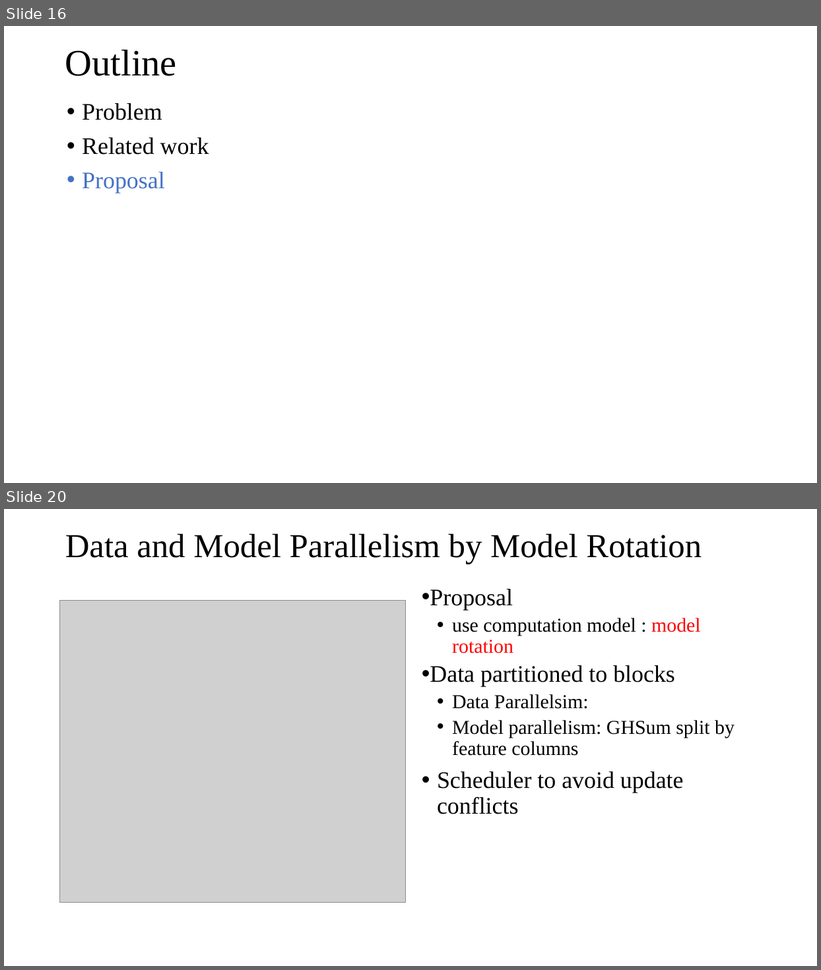
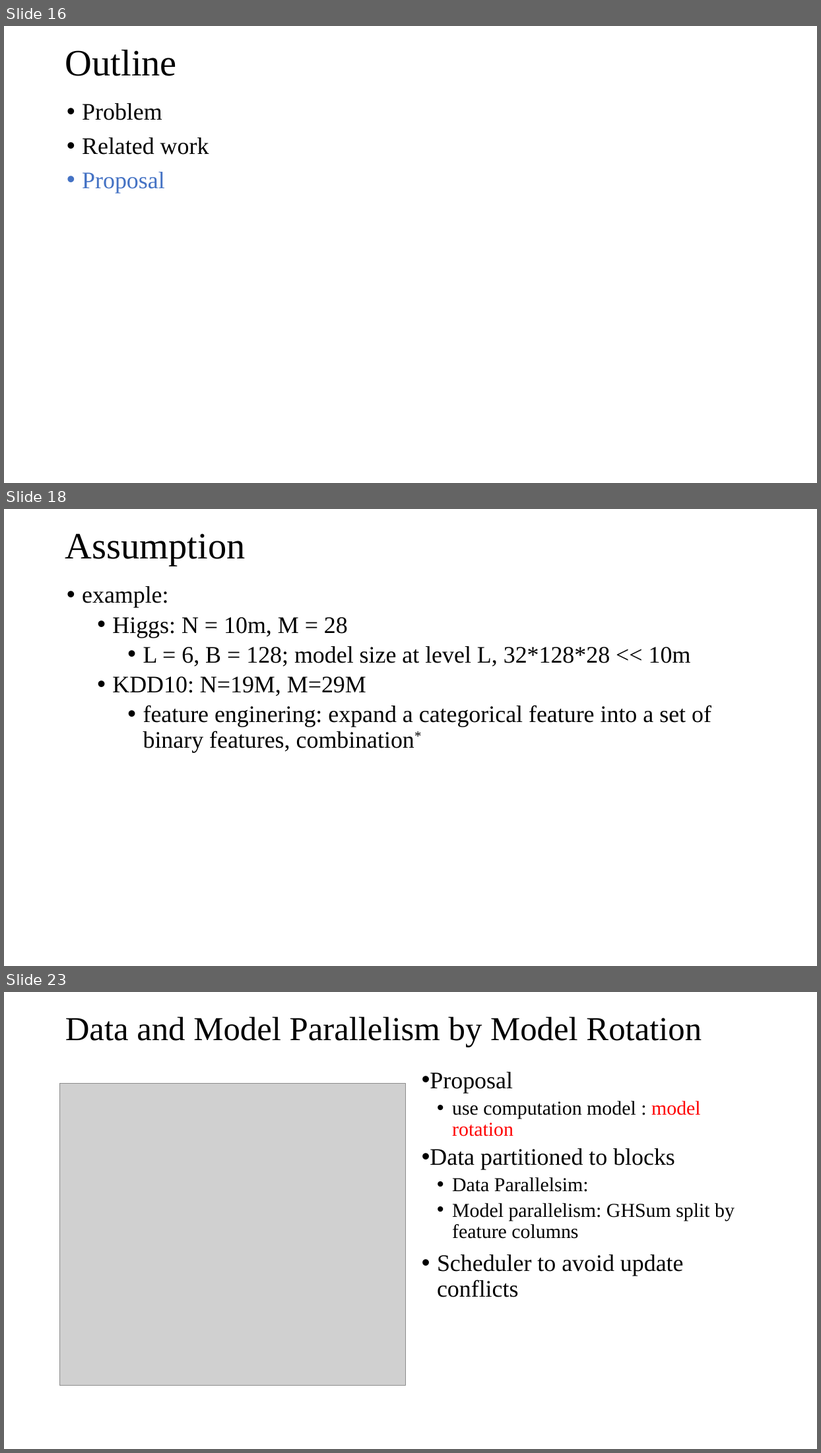
Before and after one commit to DSC-SPIDAL/harp, a slide deck: doc/meeting/0919-DistributedGBT-II/DistributedGBT-II-09192018.pptx. Shown one above the other, each under a label of ours: slides 16 and 20 before the commit, slides 16, 18 and 23 after it; the slides between them are not shown. The pictures are 821x970 and 821x1453 pixels, drawn with LibreOffice and Linux fonts; fonts in the diff are those of the drawing; grey boxes stand for pictures. Boxes give left, top, right and bottom in pixels: in the first picture for what was removed or moved away, otherwise in the second. Text is boxed around its words. In the diff, an @@ line names an element or a change of style, - is before the commit and + after.

```diff
--- a/doc/meeting/0919-DistributedGBT-II/DistributedGBT-II-09192018.pptx
+++ b/doc/meeting/0919-DistributedGBT-II/DistributedGBT-II-09192018.pptx
@@ slide 18 added at <box>4,509,817,966</box>, background #FFFFFF @@
@@ title added at <box>65,533,246,566</box>, 44 pt, text #000000 @@
+Assumption
@@ text added at <box>82,586,712,753</box>, 28 pt, text #000000 @@
+• example:
+  • Higgs: N = 10m, M = 28
+    • L = 6, B = 128; model size at level L, 32*128*28 << 10m
+  • KDD10: N=19M, M=29M
+    • feature enginering: expand a categorical feature into a set of binary features, combination*
@@ what was slide 20 is now slide 23 @@
```
Also in this commit, not shown: 3 slides changed, 2 other slides added, 4 other files.
